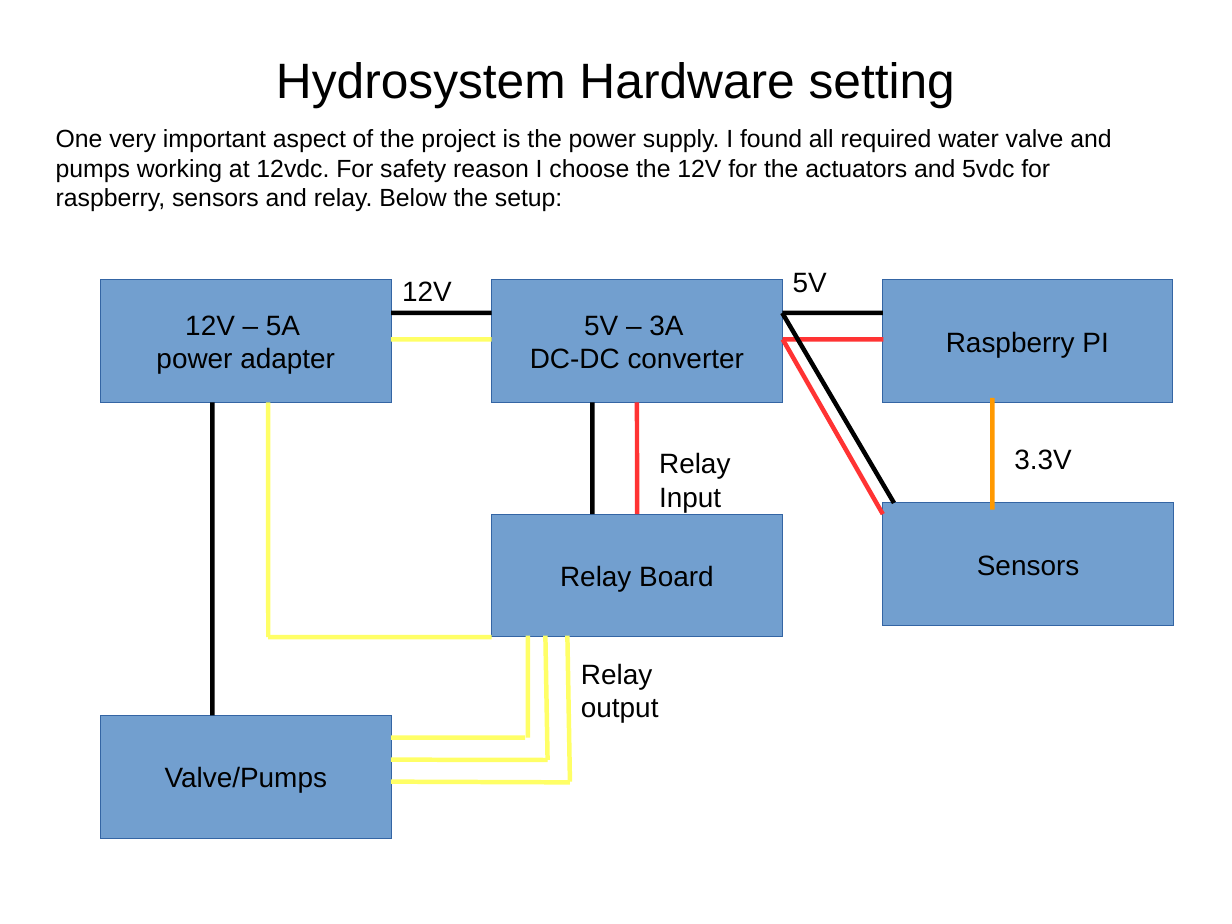
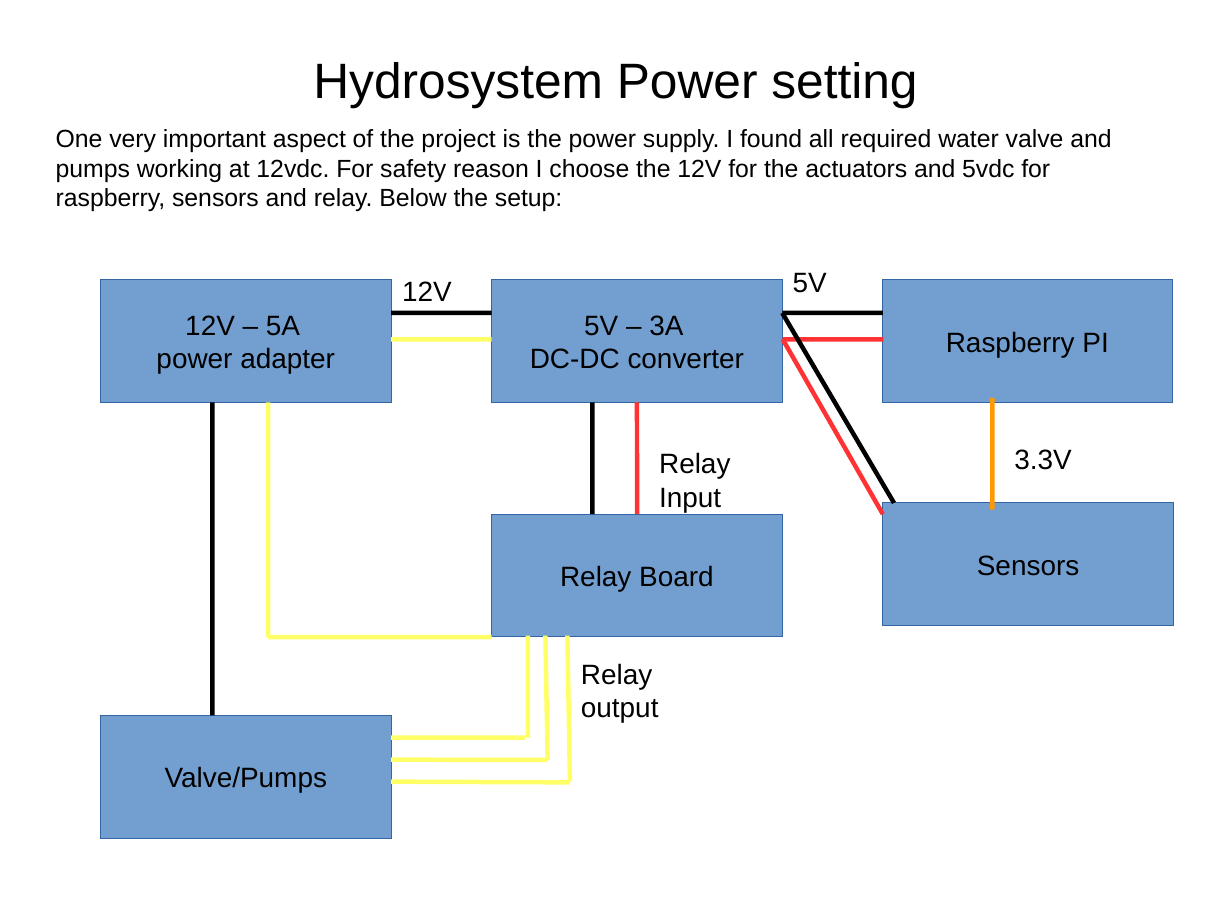
Before and after one commit to Hydrosys4/Master, a slide deck: slide 10 of Documentation/Hardware.odp. Drawn at 1232x924 pixels with LibreOffice and Linux fonts; fonts in the diff are those of the drawing. Boxes give left, top, right and bottom in pixels: in the first picture for what was removed or moved away, otherwise in the second. Text is boxed around its words. In the diff, an @@ line names an element or a change of style, - is before the commit and + after.

```diff
--- a/Documentation/Hardware.odp
+++ b/Documentation/Hardware.odp
@@ title at (313, 62, 917, 108): text changed @@
-Hydrosystem Hardware setting
+Hydrosystem Power setting
```
Also in this commit, not shown: 3 other slides changed, 52 other files.
